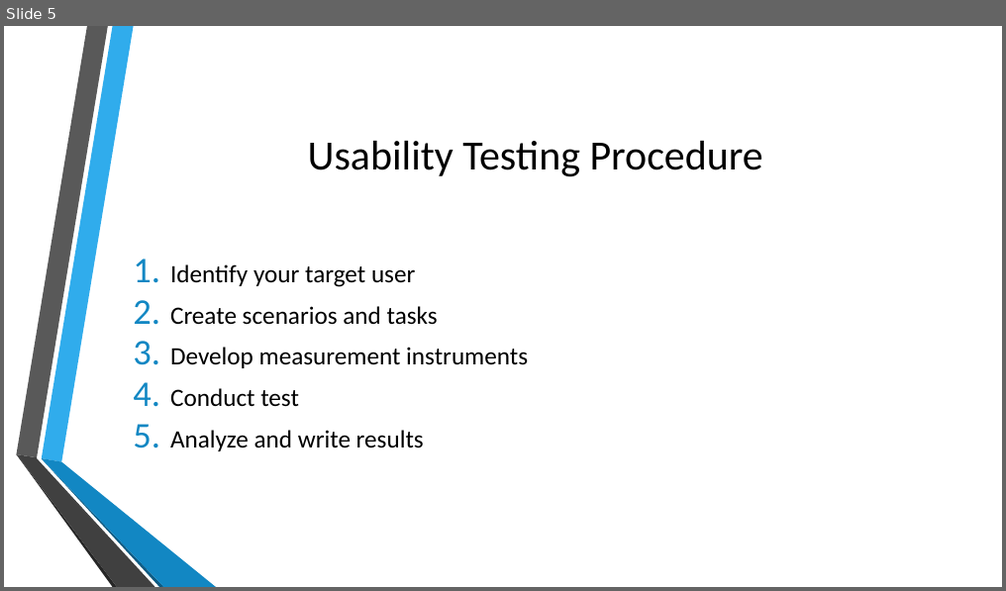
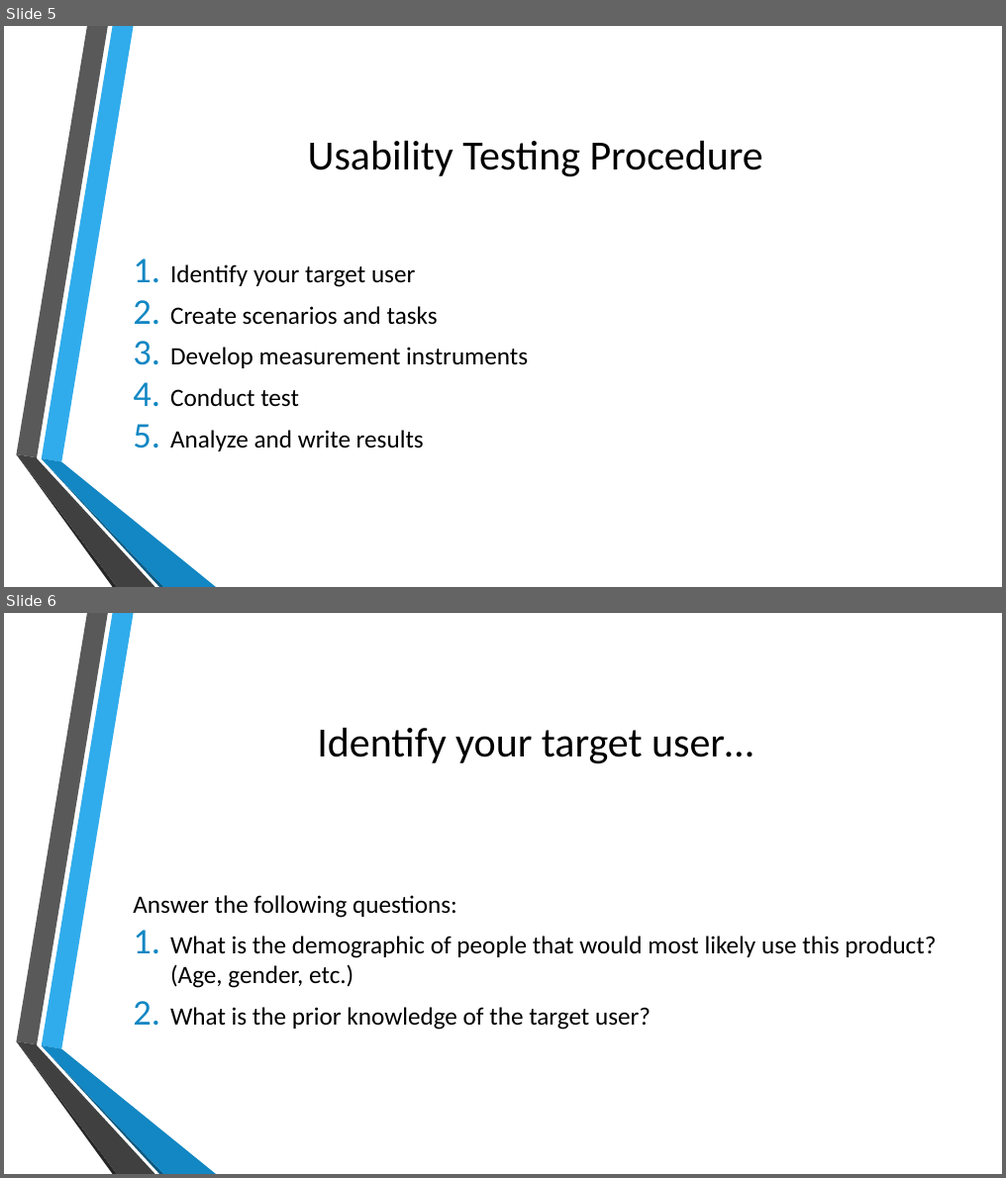
Before and after one commit to doctorlam/tecm4180, a slide deck: readings/usability.pptx. Shown one above the other, each under a label of ours: slide 5 before the commit, slides 5 and 6 after it. The pictures are 1006x591 and 1006x1178 pixels, drawn with LibreOffice and Linux fonts; fonts in the diff are those of the drawing; background and template pictures are left out. Boxes give left, top, right and bottom in pixels: in the first picture for what was removed or moved away, otherwise in the second. Text is boxed around its words. In the diff, an @@ line names an element or a change of style, - is before the commit and + after.

```diff
--- a/readings/usability.pptx
+++ b/readings/usability.pptx
@@ slide 6 added at <box>4,613,1002,1174</box>, background picture (left out); not listed: 6 template elements that a slide beside it also shows @@
@@ title added at <box>317,728,753,764</box>, 40 pt, text #000000 @@
+Identify your target user…
@@ text added at <box>133,895,936,1030</box>, 24 pt, text #000000 @@
+Answer the following questions:
+1. What is the demographic of people that would most likely use this product? (Age, gender, etc.)
+2. What is the prior knowledge of the target user?
```
Also in this commit, not shown: 2 slides changed, 12 other slides added, 7 other files.
